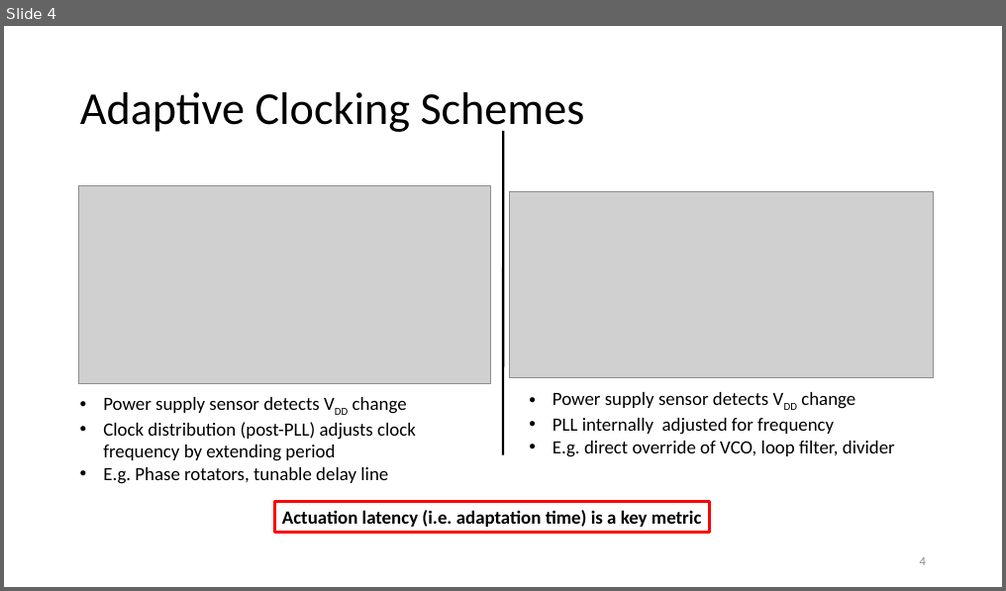
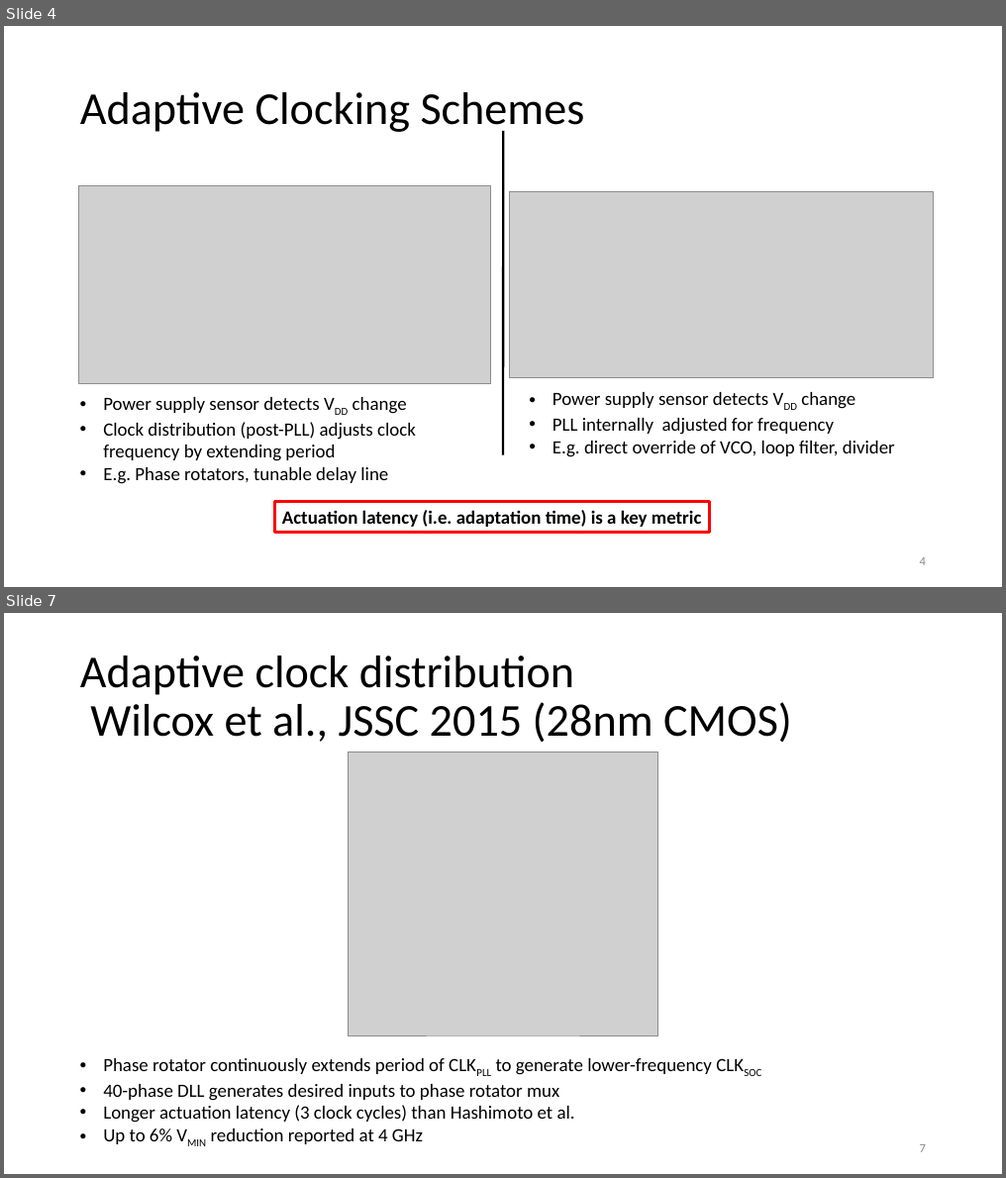
Before and after one commit to NotReallySynthPlls/FinalReport, a slide deck: Adaptive Clocking Techniques for SoC Supply Droop Response.pptx. Shown one above the other, each under a label of ours: slide 4 before the commit, slides 4 and 7 after it; the slides between them are not shown. The pictures are 1006x591 and 1006x1178 pixels, drawn with LibreOffice and Linux fonts; fonts in the diff are those of the drawing; grey boxes stand for pictures. Boxes give left, top, right and bottom in pixels: in the first picture for what was removed or moved away, otherwise in the second. Text is boxed around its words. In the diff, an @@ line names an element or a change of style, - is before the commit and + after.

```diff
--- a/Adaptive Clocking Techniques for SoC Supply Droop Response.pptx
+++ b/Adaptive Clocking Techniques for SoC Supply Droop Response.pptx
@@ slide 7 added at (4,613,1002,1174), background #FFFFFF @@
@@ title added at (80,656,792,743), 44 pt, text #000000 @@
+Adaptive clock distribution
+Wilcox et al., JSSC 2015 (28nm CMOS)
@@ picture added at (349,752,658,1036) @@
@@ text added at (103,1059,712,1145), 18 pt, text #000000 @@
+• Phase rotator continuously extends period of CLKPLL to generate lower-frequency CLKSOC
+• 40-phase DLL generates desired inputs to phase rotator mux
+• Longer actuation latency (3 clock cycles) than Hashimoto et al.
+• Up to 6% VMIN reduction reported at 4 GHz
@@ page number added at (920,1145,926,1153), 12 pt, text #8C8C8C @@
+7
```
Also in this commit, not shown: 2 slides changed, 6 other slides added, 5 slides removed, 1 other file.
